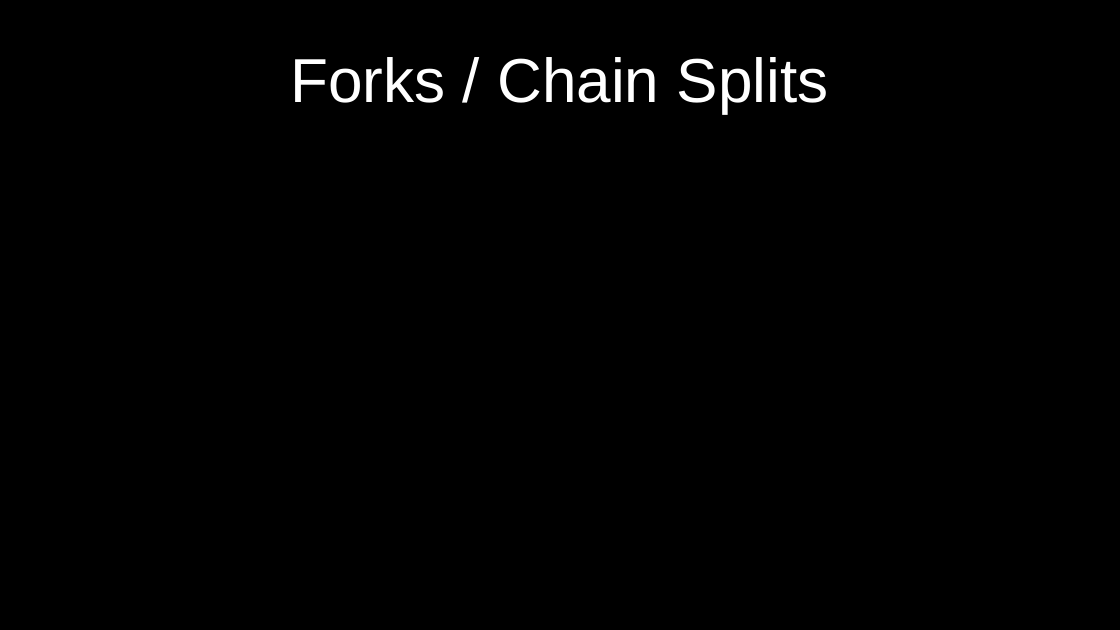
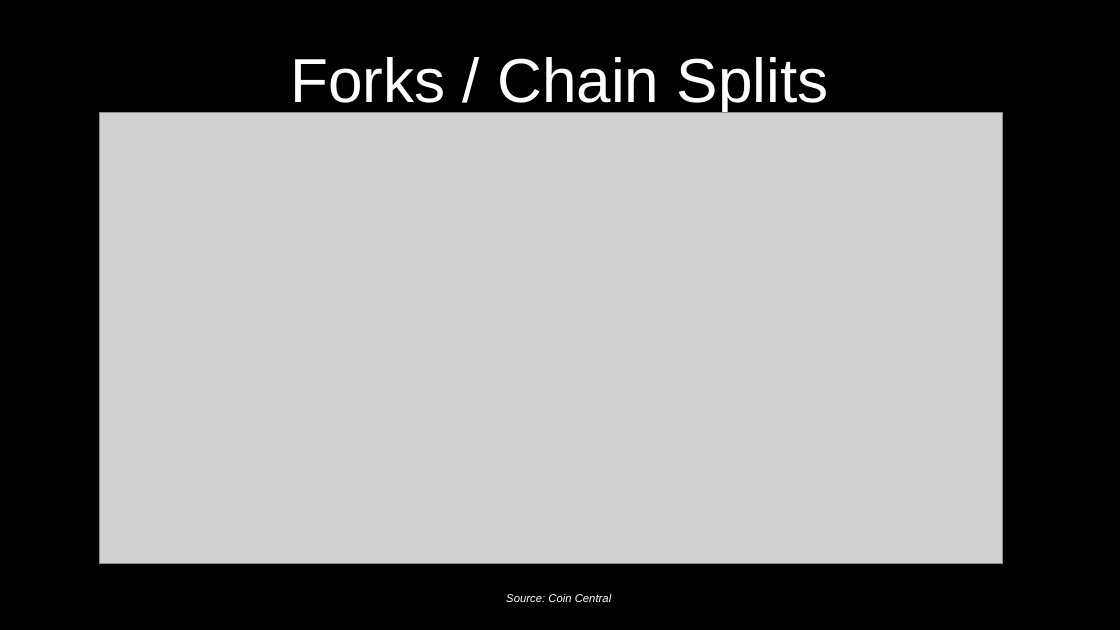
Before and after one commit to cmdruid/bitcoin-programming, a slide deck: slide 28 of slides/bitcoin-whitepaper-review.odp. Drawn at 1120x630 pixels with LibreOffice and Linux fonts; fonts in the diff are those of the drawing; grey boxes stand for pictures. Boxes give left, top, right and bottom in pixels: in the first picture for what was removed or moved away, otherwise in the second. Text is boxed around its words. In the diff, an @@ line names an element or a change of style, - is before the commit and + after.

```diff
--- a/slides/bitcoin-whitepaper-review.odp
+++ b/slides/bitcoin-whitepaper-review.odp
@@ picture added at (100,113,1003,564) @@
@@ text added at (506,594,611,602), 8 pt, text #FFFFFF, italic @@
+Source: Coin Central
```
Also in this commit, not shown: 6 other slides changed, 2 slides added, 3 slides removed, 1 other file.
